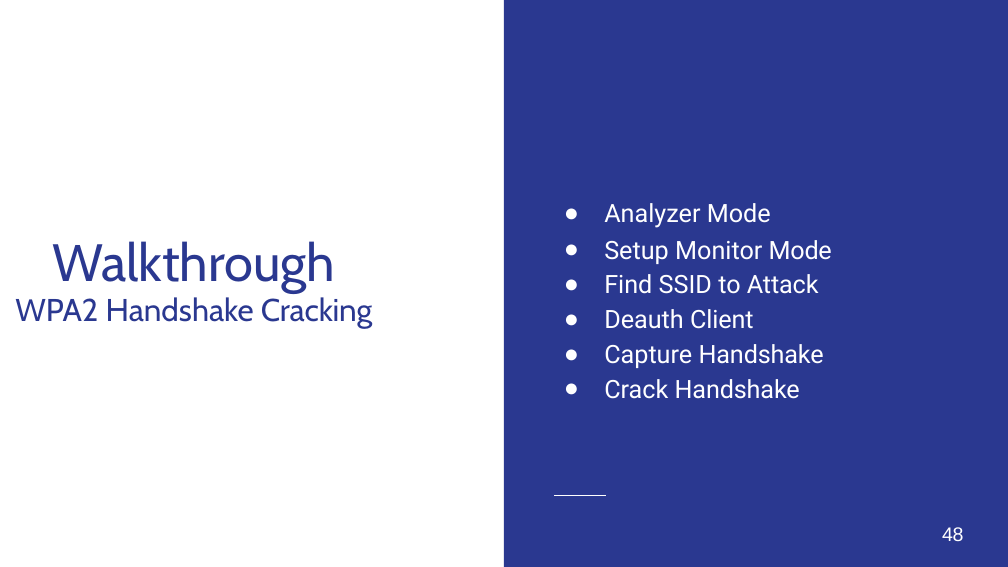
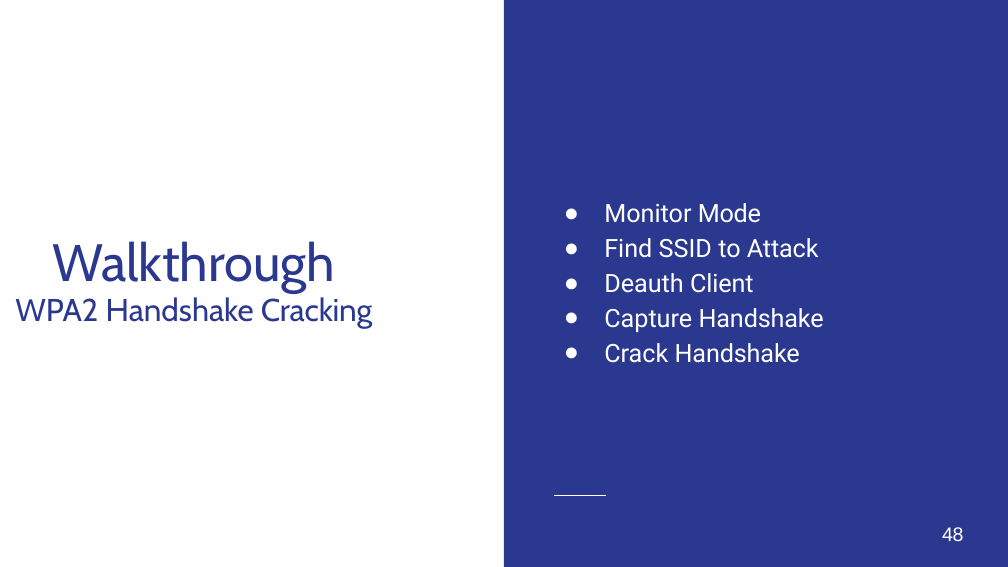
Before and after one commit to nprobert/AutoISAC-ACT-AdvWireless, a slide deck: slide 2 of 3 ACT AW - WiFi.pptx. Drawn at 1008x567 pixels with LibreOffice and Linux fonts; fonts in the diff are those of the drawing. Boxes give left, top, right and bottom in pixels: in the first picture for what was removed or moved away, otherwise in the second. Text is boxed around its words. In the diff, an @@ line names an element or a change of style, - is before the commit and + after.

```diff
--- a/3 ACT AW - WiFi.pptx
+++ b/3 ACT AW - WiFi.pptx
@@ text at (604, 203, 761, 223): text changed @@
-● Analyzer Mode
-● Setup Monitor Mode
+● Monitor Mode
```
Also in this commit, not shown: 3 other slides changed, 17 slides added, 8 other files.
